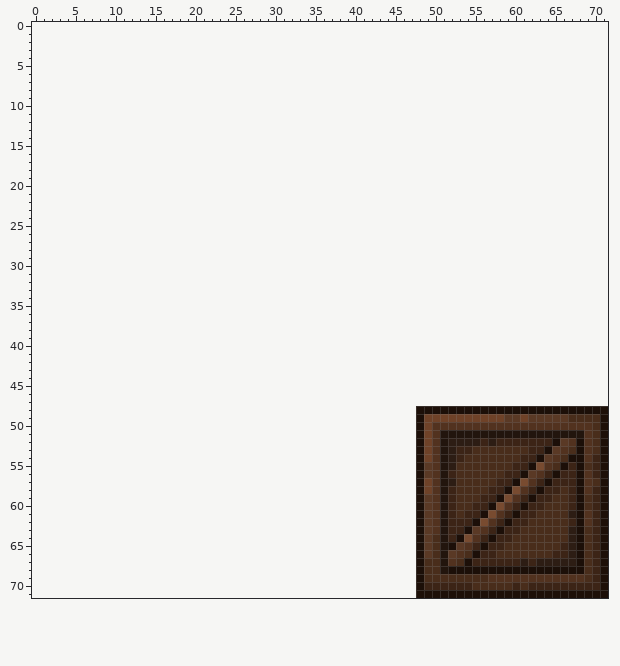
Two states of a pixel-art file, Sprites/Map/Objects/Box/box.aseprite. The picture above is the old version.
24x24 pixels, 1 frame. The old version is drawn lined up with the new one, on the new canvas.
The same view after the edit:
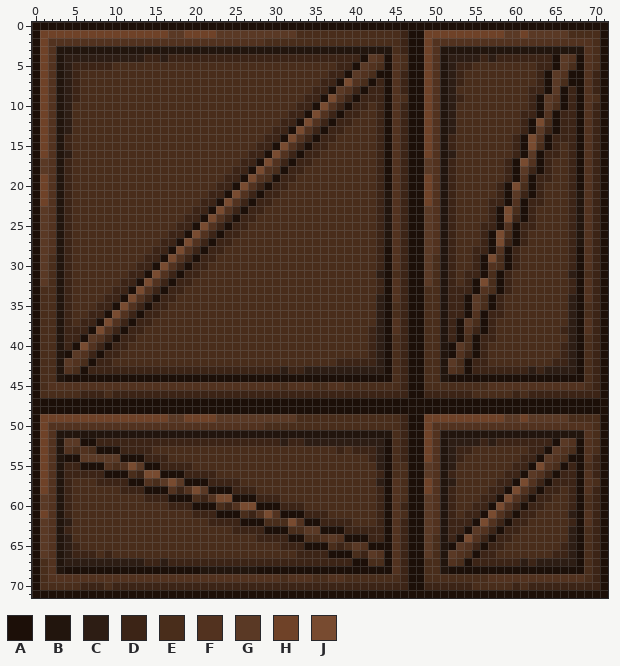
Palette (. is transparent): A #1c0f08  B #22150d  C #2d1d14  D #3c2416  E #492d1b  F #52321f  G #5a3925  H #6f4228  J #784b30
Changes in this commit:
canvas 24x24 -> 72x72, the old top-left corner now at 48,48
Changed rows in their new state; - is an unchanged pixel.
first column x 0:
 0 AAAAAAAAAAAAAAAAAAAAAAAAAAAAAAAAAAAAAAAAAAAAAAAAAAAAAAAAAAAAAAAAAAAAAAAA
 1 AHHHHHHHHHHHHHHHHGGHHHHGGGGGGGGGGEEEEEEEEEEEEEDAAHHHHHHHHHHGGHGGGGGEEEEA
 2 AHFFFFFFFFFFFFFFFFFFFFFFFFFFFEEEEEEEEEEEEEEEEEDAAHFFFFFFFFFFFFFFFFFFFFEA
 3 AHFBBBBBBBBBBBBBBBBBBBBBBBBBBBBBBBBBBBBBBBBBBEDAAHFBBBBBBBBBBBBBBBBBBFEA
 4 AHFBCCCCCCCCCCDDCDDDDDDDDDDDDDDDDDDDDDDDDAGFAFEAAHFBCCCCDCDDDDDDDAGFAFEA
 5 AHFBCDDDDDEEEEEEEEEEEEEEEEEEEEEEEEEEEEDDAGFEAFEAAHFBCDDEEEEEEEEDDAGEAFEA
 6 AHFBCDEEEEEEEEEEEEEEEEEEEEEEEEEEEEEEEDDAGFEAAFDAAHFBCDEEEEEEEEEDAGFAAFDA
 7 AHFBCDEEEEEEEEEEEEEEEEEEEEEEEEEEEEEEDDAJFEADAFDAAHFBCDEEEEEEEEEDAGEAAFDA
 8 AHFBCDEEEEEEEEEEEEEEEEEEEEEEEEEEEEEDDAGFDADDAFDAAHFBCEEEEEEEEEDDAGADAFDA
 9 AHFBCDEEEEEEEEEEEEEEEEEEEEEEEEEEEEDDAJFDADDDAFEAAHFBCDEEEEEEEEDAGFADAFEA
10 AHFBCEEEEEEEEEEEEEEEEEEEEEEEEEEEEDDAJFDADDEDAFDAAHFBCEEEEEEEEEDAGEADAFDA
11 AHFBCEEEEEEEEEEEEEEEEEEEEEEEEEEEDDAJFDADDEEDAFDAAHFBCEEEEEEEEDDAFADDAFDA
12 AHFBCEEEEEEEEEEEEEEEEEEEEEEEEEEDDAJFDADDEEEDAFDAAHFBCEEEEEEEEDAJEADDAFDA
13 AHFBCEEEEEEEEEEEEEEEEEEEEEEEEEDDAJFDADDEEEEDAFDAAHFBCEEEEEEEEDAGDADDAFDA
14 AHFBDEEEEEEEEEEEEEEEEEEEEEEEEDDAJFDADDEEEEEDAFDAAHFBDEEEEEEEDAJFADDDAFDA
15 AHFBDEEEEEEEEEEEEEEEEEEEEEEEDDAJFDADDEEEEEEDAFDAAHFBDEEEEEEEDAJEADEDAFDA
16 AHFBCEEEEEEEEEEEEEEEEEEEEEEDDAJFDADDEEEEEEEDAFDAAHFBCEEEEEEEDAGADDEDAFDA
17 AGFBDEEEEEEEEEEEEEEEEEEEEEDDAJFDADDEEEEEEEEDAFDAAGFBDEEEEEEDAJFADEEDAFDA
18 AGFBDEEEEEEEEEEEEEEEEEEEEDDAJFEADDEEEEEEEEEDAFDAAGFBDEEEEEEDAGDADEEDAFDA
19 AHFBDEEEEEEEEEEEEEEEEEEEDDAJFEADDEEEEEEEEEEDAFDAAHFBDEEEEEEDAFADDEEDAFDA
20 AHFBDEEEEEEEEEEEEEEEEEEDDAJFDADDEEEEEEEEEEEDAFDAAHFBDEEEEEDAJEADEEEDAFDA
21 AHFBDEEEEEEEEEEEEEEEEEDDAJFDADDEEEEEEEEEEEEDBFDAAHFBDEEEEEDAGDADEEEDBFDA
22 AHFBDEEEEEEEEEEEEEEEEDDAJFDADDEEEEEEEEEEEEEDBFDAAHFBDEEEEDDAFADDEEEDBFDA
23 AGFBDEEEEEEEEEEEEEEEDDAJFDADDEEEEEEEEEEEEEEDBFDAAGFBDEEEEDAJEADEEEEDBFDA
24 AGFBDEEEEEEEEEEEEEEDDAJFDADDEEEEEEEEEEEEEEEDBFDAAGFBDEEEEDAJDADEEEEDBFDA
25 AGFBDEEEEEEEEEEEEEDDAJFDADDEEEEEEEEEEEEEEEEDBFDAAGFBDEEEDDAFADDEEEEDBFDA
26 AGFBDEEEEEEEEEEEEDDAJFDADDEEEEEEEEEEEEEEEEEDBFDAAGFBDEEEDAJEADEEEEEDBFDA
27 AGFBDEEEEEEEEEEEDDAJFDADDEEEEEEEEEEEEEEEEEEDBFDAAGFBDEEEDAJDADEEEEEDBFDA
28 AGFBDEEEEEEEEEEDDAJFDADDEEEEEEEEEEEEEEEEEEEDAFDAAGFBDEEDDAFADEEEEEEDAFDA
29 AGEBDEEEEEEEEEDDAJFDADDEEEEEEEEEEEEEEEEEEEEDAFDAAGEBDEEDAJEADEEEEEEDAFDA
30 AGEBDEEEEEEEEDDAJFDADDEEEEEEEEEEEEEEEEEEEEEDAFDAAGEBDEEDAFEADEEEEEEDAFDA
31 AGEBDEEEEEEEDDAJFDADDEEEEEEEEEEEEEEEEEEEEEECAEDAAGEBDEDDAEADEEEEEEECAEDA
32 AGEBDEEEEEEDDAJFDADDEEEEEEEEEEEEEEEEEEEEEEEDAFDAAGEBDEDAJEADEEEEEEEDAFDA
33 AEEBDEEEEEDDAJFDADDEEEEEEEEEEEEEEEEEEEEEEEEDAFDAAEEBDDDAFEADEEEEEEEDAFDA
34 AEEBDEEEEDDAJFDADDEEEEEEEEEEEEEEEEEEEEEEEEECAFDAAEEBDDAGEADEEEEEEEECAFDA
35 AEEBDEEEDDAJFDADDEEEEEEEEEEEEEEEEEEEEEEEEEECAEDAAEEBDDAGEADEEEEEEEECAEDA
36 AEEBDEEDDAJFDADDEEEEEEEEEEEEEEEEEEEEEEEEEEECAEDAAEEBDDAFADDEEEEEEEECAEDA
37 AEEBDEDDAJFDADDEEEEEEEEEEEEEEEEEEEEEEEEEEEECAFDAAEEBDAGEADEEEEEEEEECAFDA
38 AEEBDDDAJFDADDEEEEEEEEEEEEEEEEEEEEEEEEEEEEDCAFDAAEEBDAFDADEEEEEEEEDCAFDA
39 AEEBDDAGFDADDEEEEEEEEEEEEEEEEEEEEEEEEEEEEEDCAEDAAEEBDAEADDEEEEEEEEECAEDA
40 AEEBDAJFDADDEEEEEEEEEEEEEEEEEEEEEEEEEEEEEEDCAEDAAEEBAGEADEEEEEEEEEDCAEDA
41 AEEBAGFDADDEEEEEEEEEEEEEEEEEEEEEEEEEEEEEEEDCAEDAAEEBAFDADEEEEEEEEEDCAEDA
42 AEEBGFEADDEEEEEEEEEEEEEEEEEEEEEEEEEEEEDDDDDCAEDAAEEBGEADDEEEEEEEEDDCAEDA
43 AEEBFEADDDDDDDDDDDDDDDDDDDDDDDDCDDCCCCCCCCCCAEDAAEEBFEADDDDDDDCDCCCCAEDA
44 AEEBAAAAAAAAAAAAAAAAAAAAAAAAAAAAAAAAAAAAAAAAAEDAAEEBAAAAAAAAAAAAAAAAAEDA
45 AEFFFFFFFFFFFFFFFFFFFFFFFFFFFFFEFFFEEFFEEEEEEEDAAEEEEEEEEFFFFFFFFFFFFEDA
46 AEEEEEDDDEDDDDDDDDDDDDDDDDDDDDDDDDDDDDDDDDDDDDDAADDDDDDEEEEEDEDDDDDDDDDA
47 AAAAAAAAAAAAAAAAAAAAAAAAAAAAAAAAAAAAAAAAAAAAAAAAAAAAAAAAAAAAAAAAAAAAAAAA
48 AAAAAAAAAAAAAAAAAAAAAAAAAAAAAAAAAAAAAAAAAAAAAAAA------------------------
49 AHHHHHHHHHHHHHHHHGGHHHHGGGGGGGGGGEEEEEEEEEEEEEDA------------------------
50 AHFFFFFFFFFFFFFFFFFFFFFFFFFFFEEEEEEEEEEEEEEEEEDA------------------------
51 AHFBBBBBBBBBBBBBBBBBBBBBBBBBBBBBBBBBBBBBBBBBBEDA------------------------
52 AHFBGGAADDDDDDDDDDDDDDDDDDDDDDDCDDCCCCCCCCCCAEDA------------------------
53 AHFBFEFEAAADDDDEEEEEEEEEEEEEEEEEEEEEEEDEDDDCAEDA------------------------
54 AHFBAAGGGGGAAADDDEEEEEEEEEEEEEEEEEEEEEEEEEDCAEDA------------------------
55 AHFBDDAAAFEFJGAADDDDEEEEEEEEEEEEEEEEEEEEEEECAEEA------------------------
56 AHFBDDDDDAAAEDJJAAADDDDEEEEEEEEEEEEEEEEEEEEDAEEA------------------------
57 AHFBDEEEDDDDAAFEGJGAAADDDDEEEEEEEEEEEEEEEEECAFEA------------------------
58 AHFBDEEEEEEDDDAAAFDFJGAAADDDEEEEEEEEEEEEEEEDAFEA------------------------
59 AGFBDEEEEEEEEEDDDAAAEDFJJAAADDDEEEEEEEEEEEEDAFEA------------------------
60 AGFBDEEEEEEEEEEEEDDDAAAEDFJJAAADDDEEEEEEEEEDAFDA------------------------
61 AHFBDEEEEEEEEEEEEEEEDDDAAAEDFJFAAADDDEEEEEEDAFEA------------------------
62 AGFBCEEEEEEEEEEEEEEEEEDDDDAAAEEEJFAADDDDEEEDAFDA------------------------
63 AGFBDEEEEEEEEEEEEEEEEEEEEDDDDAAAEEGGAAADDDDDAFDA------------------------
64 AGFBCEEEEEEEEEEEEEEEEEEEEEEEDDDDAAEEFGFAAADDAFDA------------------------
65 AGFBCDEEEEEEEEEEEEEEEEEEEEEEEEEDDDAAAEDEGFAAAFDA------------------------
66 AGFBCDDDEDEEEEEEEEEEEEEEEEEEEEEEEDDDDAAAEDGFAFDA------------------------
67 AEFBCCCCCCCCCCDDCDDDDDDDDDDDDDDDDDDDDDDDAAEEAFDA------------------------
68 AEFBAAAAAAAAAAAAAAAAABBBBBBBAAAAAAAAAAAAAAAAAFDA------------------------
69 AEFFFFFFFFFFFFFFFFFFFFFFFFFFFFFEFFFEEFFEEEEEEEDA------------------------
70 AEEEEEDDDEDDDDDDDDDDDDDDDDDDDDDDDDDDDDDDDDDDDDDA------------------------
71 AAAAAAAAAAAAAAAAAAAAAAAAAAAAAAAAAAAAAAAAAAAAAAAA------------------------
Changed places in both pictures, as pixel boxes (x1, y1, x2, y2):
added: (32, 22, 608, 598)
